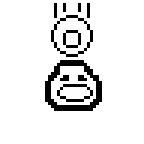
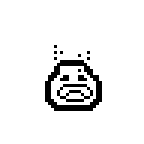
Before/after of a 144x144 layered artwork. What changed in the layer stack:
painted on "Pasted Layer" over [51,3,93,96]
